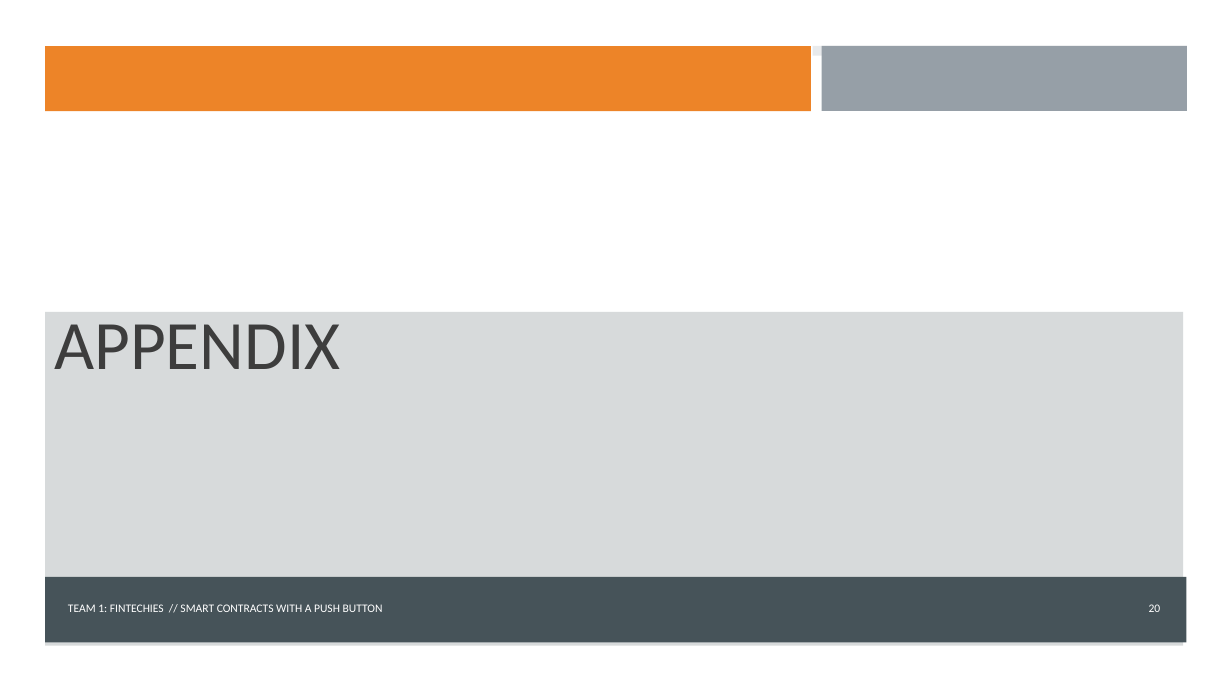
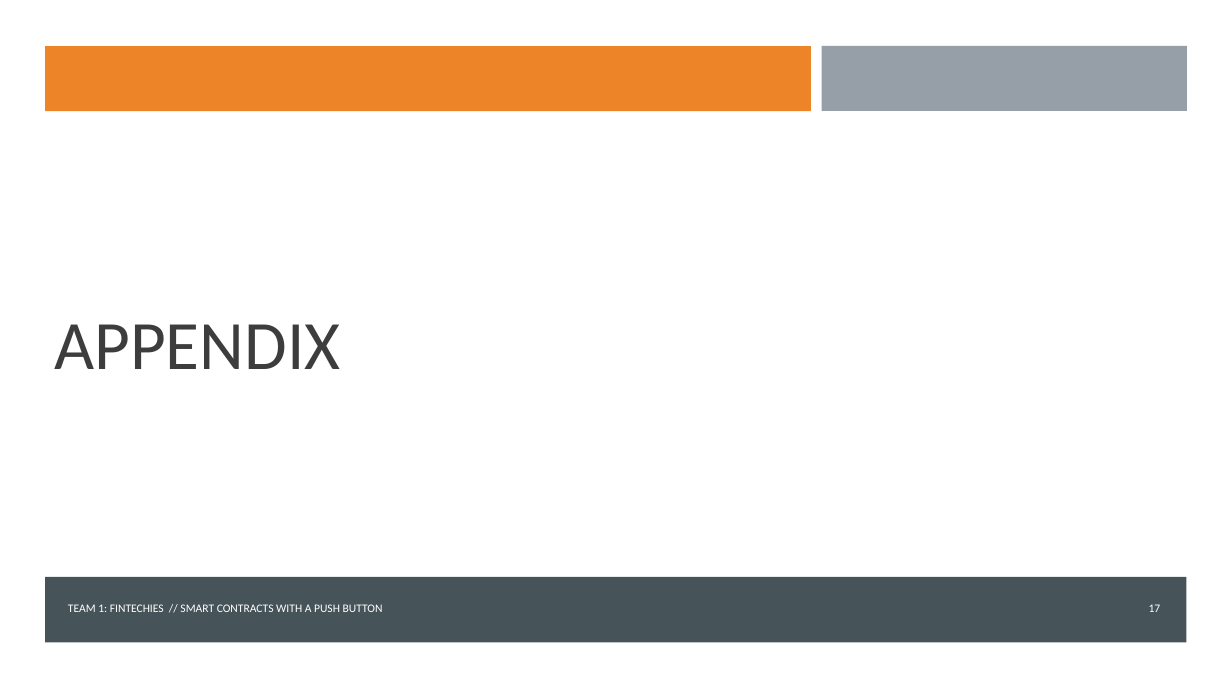
Before and after one commit to maitree7/BlocHome_DeFi, a slide deck: slide 17 of Presentation/Bloc_Home_20201012.pptx (slide 20 before the commit). Drawn at 1232x693 pixels with LibreOffice and Linux fonts; fonts in the diff are those of the drawing. Boxes give left, top, right and bottom in pixels: in the first picture for what was removed or moved away, otherwise in the second. Text is boxed around its words. In the diff, an @@ line names an element or a change of style, - is before the commit and + after.

```diff
--- a/Presentation/Bloc_Home_20201012.pptx
+++ b/Presentation/Bloc_Home_20201012.pptx
@@ background #FFFFFF at 79% opacity to #FFFFFF @@
@@ rectangle at bbox=[0, 0, 1232, 693]: fill #FFFFFF at 79% opacity to #FFFFFF @@
@@ rectangle removed at bbox=[812, 46, 1187, 56] @@
@@ rectangle removed at bbox=[45, 311, 1184, 645] @@
@@ page number at bbox=[1149, 604, 1161, 612]: text changed @@
-20
+17
```
Also in this commit, not shown: 11 other slides changed, 3 slides removed, 3 other files.
